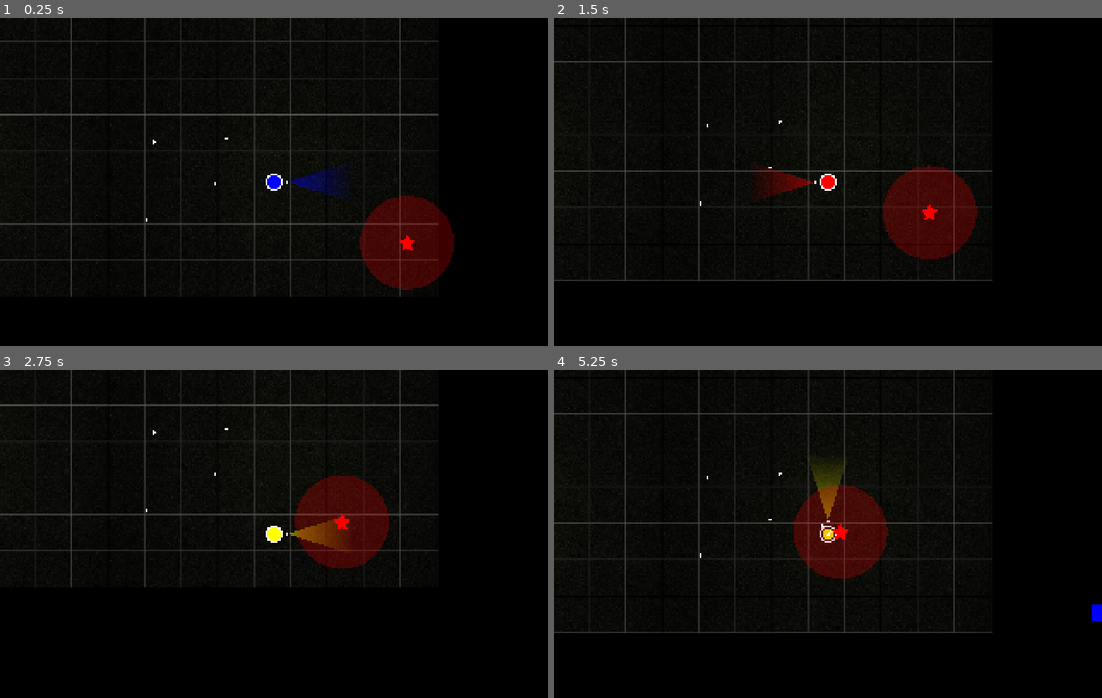
Above: before the commit, frames 1-4 (two rows, left to right).
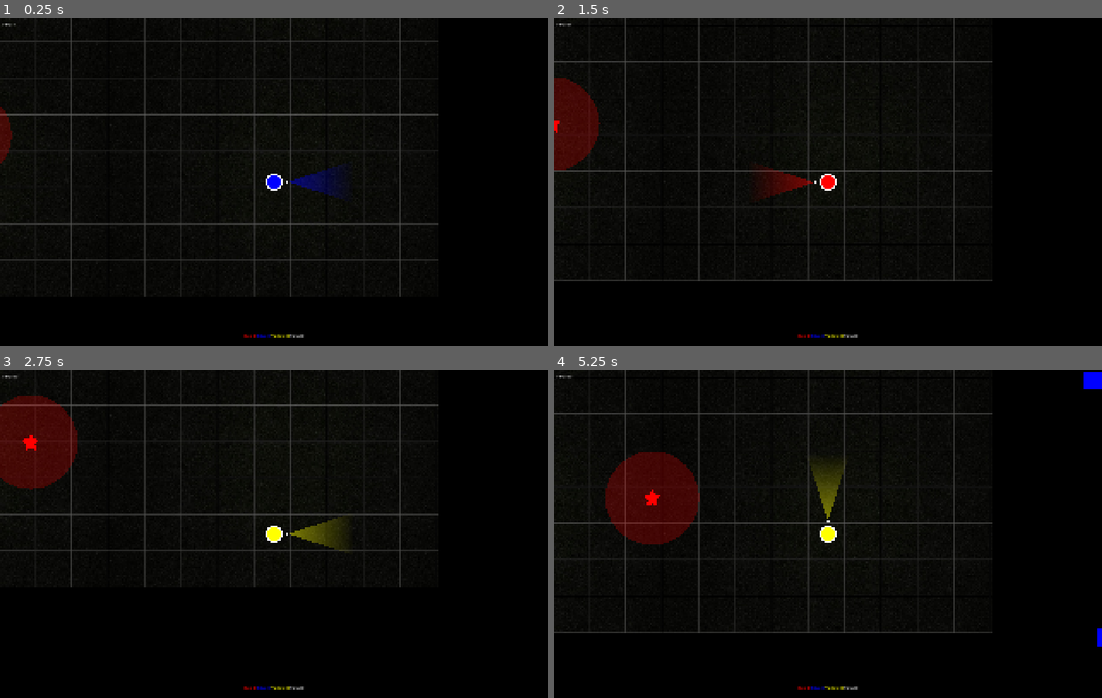
Above: after the commit, the same moments.

Repository: Team-Pufferfish/chromatic-survivors
Game: Godot game, scene res://Scenes/Game.tscn
Two runs of this game, one before a commit and one after it. Both use one fixed random seed, a clock stepped at 60 frames per second and the inputs below.
Inputs:
- Up to frame 1 (0.25 s): no input
- Up to frame 2 (1.5 s): hold Space (p1_cycle_color_right) 0.53-1.28 s; tap Down (p1_aim_down) at 0.6 s; hold S (p1_down) from 1.28 s (still down); tap Left (p1_aim_left) at 1.35 s
- Up to frame 3 (2.75 s): release S (p1_down) at 2.03 s; hold Space (p1_cycle_color_right) from 2.03 s (still down); tap Right (p1_aim_right) at 2.1 s
- Up to frame 4 (5.25 s): release Space (p1_cycle_color_right) at 2.78 s; hold W (p1_up) 2.78-3.53 s; tap one key every 0.75 s from 2.85 s: Up (p1_aim_up) T (p1_color_blue) R (p1_color_red) Y (p1_color_yellow); hold Q (p1_cycle_color_left) 3.53-5.03 s; hold S (p1_down) from 5.03 s (still down)

The runs differ from the first frame. In frame 1, 4.2% of the frame differs, in the area x 0-83%, y 1-98%; in frame 2, 5.8%; in frame 3, 7.4%; in frame 4, 8.1%, in the area x 0-100%, y 0-98%.

Commit message:
Basic score tracking in Game scene. improved spawning alorgithm.

Diff:
--- /dev/null
+++ b/chromatic-survivors/Scenes/Game.gd
@@ -0,0 +1,30 @@
+extends Node2D
+
+enum LightColour {RED, BLUE, YELLOW}
+
+var red_loot = 0;
+var blue_loot = 0;
+var yellow_loot = 0;
+var total_loot = 0;
+
+@onready var red: Label = $CanvasLayer/VBoxContainer/Red
+@onready var blue: Label = $CanvasLayer/VBoxContainer/Blue
+@onready var total: Label = $CanvasLayer/VBoxContainer/Total
+@onready var yellow: Label = $CanvasLayer/VBoxContainer/Yellow
+
+func _on_player_player_is_dead() -> void:
+	pass # Replace with function body.
+
+func _on_loot_get(colour: LightColour) -> void:
+	if(colour == LightColour.RED):
+		red_loot += 1
+	if(colour == LightColour.BLUE):
+		blue_loot += 1
+	if(colour == LightColour.YELLOW):
+		yellow_loot += 1
+	total_loot += 1
+
+	red.text = "Red " + str(red_loot)
+	blue.text = "Blue " + str(blue_loot)
+	yellow.text = "Yellow " + str(yellow_loot)
+	total.text = "Total " + str(total_loot)
--- a/chromatic-survivors/Scenes/Game.tscn
+++ b/chromatic-survivors/Scenes/Game.tscn
@@ -1,32 +1,57 @@
-[gd_scene load_steps=10 format=3 uid="uid://cghqp7uq7cafd"]
+[gd_scene load_steps=8 format=3 uid="uid://cghqp7uq7cafd"]
 
+[ext_resource type="Script" uid="uid://coufwmh2hi3vs" path="res://Scenes/Game.gd" id="1_71axn"]
 [ext_resource type="Script" uid="uid://2kbyp3mou55n" path="res://Scenes/fps.gd" id="1_b2bpf"]
 [ext_resource type="PackedScene" uid="uid://ch76b74jwc7xw" path="res://Scenes/Player.tscn" id="1_iukft"]
 [ext_resource type="Texture2D" uid="uid://chco22r342a3a" path="res://texture-black-tile-background_167862-7841.jpg" id="2_7lihs"]
-[ext_resource type="PackedScene" uid="uid://blo4tyvs8qm1g" path="res://Scenes/enemy.tscn" id="2_gl6un"]
 [ext_resource type="Script" uid="uid://ctrm27h3oaxdc" path="res://Scripts/camera_2d.gd" id="3_2irst"]
 [ext_resource type="Script" uid="uid://dti232jsdohcf" path="res://Scripts/EnemyManager.gd" id="3_j5yw3"]
 [ext_resource type="Script" uid="uid://h1j801usuh4c" path="res://Scenes/WaveManager.gd" id="4_kldst"]
-[ext_resource type="PackedScene" uid="uid://b6uinoixj8o8u" path="res://Scenes/StarGuy.tscn" id="7_fgofq"]
-[ext_resource type="PackedScene" uid="uid://4cpfoloaif36" path="res://Scenes/loot.tscn" id="9_bf53h"]
 
 [node name="Game" type="Node2D"]
+script = ExtResource("1_71axn")
 
 [node name="CanvasLayer" type="CanvasLayer" parent="."]
-layer = -50
-visible = false
 
-[node name="Label" type="Label" parent="CanvasLayer"]
-offset_left = 23.0
-offset_top = 10.0
-offset_right = 63.0
-offset_bottom = 33.0
+[node name="FPS" type="Label" parent="CanvasLayer"]
+offset_left = 9.0
+offset_top = 9.0
+offset_right = 49.0
+offset_bottom = 32.0
 script = ExtResource("1_b2bpf")
 
-[node name="ColorRect" type="ColorRect" parent="CanvasLayer"]
-offset_right = 1153.0
-offset_bottom = 649.0
-color = Color(0.131379, 0.131379, 0.131379, 1)
+[node name="VBoxContainer" type="HBoxContainer" parent="CanvasLayer"]
+anchors_preset = 7
+anchor_left = 0.5
+anchor_top = 1.0
+anchor_right = 0.5
+anchor_bottom = 1.0
+offset_left = -71.5
+offset_top = -77.0
+offset_right = 71.5
+grow_horizontal = 2
+grow_vertical = 0
+size_flags_horizontal = 3
+size_flags_vertical = 8
+
+[node name="Red" type="Label" parent="CanvasLayer/VBoxContainer"]
+layout_mode = 2
+theme_override_colors/font_color = Color(1, 0, 0, 1)
+text = "Red 0"
+
+[node name="Blue" type="Label" parent="CanvasLayer/VBoxContainer"]
+layout_mode = 2
+theme_override_colors/font_color = Color(0, 0, 1, 1)
+text = "Blue 0"
+
+[node name="Yellow" type="Label" parent="CanvasLayer/VBoxContainer"]
+layout_mode = 2
+theme_override_colors/font_color = Color(1, 1, 0, 1)
+text = "Yellow 0"
+
+[node name="Total" type="Label" parent="CanvasLayer/VBoxContainer"]
+layout_mode = 2
+text = "Total 0"
 
 [node name="ParallaxBackground" type="ParallaxBackground" parent="."]
 scroll_ignore_camera_zoom = true
@@ -51,28 +76,10 @@
 
 [node name="EnemyManager" type="Node2D" parent="."]
 script = ExtResource("3_j5yw3")
-enemy_scene = ExtResource("2_gl6un")
-boss_scene = ExtResource("7_fgofq")
 player_path = NodePath("../Player")
 
 [node name="WaveManager" type="Node" parent="."]
 script = ExtResource("4_kldst")
 enemy_spawner_path = NodePath("../EnemyManager")
 
-[node name="StarGuy" parent="." instance=ExtResource("7_fgofq")]
-position = Vector2(1097, 533)
-speed = 100
-MAX_RED = 30.0
-CURRENT_RED = 30.0
-
-[node name="Loot" parent="." instance=ExtResource("9_bf53h")]
-position = Vector2(375, 308)
-
-[node name="Loot2" parent="." instance=ExtResource("9_bf53h")]
-position = Vector2(413, 141)
-
-[node name="Loot3" parent="." instance=ExtResource("9_bf53h")]
-position = Vector2(149, 154)
-
-[node name="Loot4" parent="." instance=ExtResource("9_bf53h")]
-position = Vector2(123, 440)
+[connection signal="player_is_dead" from="Player" to="." method="_on_player_player_is_dead"]
--- a/chromatic-survivors/Scenes/WaveManager.gd
+++ b/chromatic-survivors/Scenes/WaveManager.gd
@@ -1,7 +1,9 @@
 extends Node
 
+enum EnemyType { SQUARE, STAR, HEX, TRIANGLE }
+
 @export var enemy_spawner_path: NodePath
-@export var wave_interval: float = 10.0  # Seconds between waves
+@export var wave_interval: float = 30.0  # Seconds between waves
 
 var current_wave_index := 0
 var wave_timer := 0.0
@@ -26,93 +28,95 @@
 		{
 			"spawn_rate": 2.0,
 			"max_enemies": 10,
+			"boss": { "type": EnemyType.STAR, "red": 20, "yellow": 0, "blue": 0, "speed": 100, "chance": 1.0 },
 			"enemies": [
-				{ "red": 0, "yellow": 0, "blue": 10, "speed": 50, "chance": 1.0 },
+				{"type": EnemyType.SQUARE, "red": 0, "yellow": 0, "blue": 10, "speed": 50, "chance": 1.0 },
 			]
 		},
 		{
 			"spawn_rate": 1.5,
 			"max_enemies": 25,
 			"enemies": [
-				{ "red": 10, "yellow": 0, "blue": 0, "speed": 100, "chance": 0.7 },
-				{ "red": 0,  "yellow": 15, "blue": 0, "speed": 75, "chance": 0.3 },
+				{ "type": EnemyType.SQUARE, "red": 10, "yellow": 0, "blue": 0, "speed": 100, "chance": 0.7 },
+				{ "type": EnemyType.SQUARE, "red": 0,  "yellow": 15, "blue": 0, "speed": 75, "chance": 0.3 },
 			]
 		},
 				{
 			"spawn_rate": 1.5,
 			"max_enemies": 30,
 			"enemies": [
-				{ "red": 10, "yellow": 0, "blue": 0, "speed": 100, "chance": 0.3 },
-				{ "red": 0,  "yellow": 15, "blue": 0, "speed": 75, "chance": 0.3 },
-				{ "red": 0,  "yellow": 0, "blue": 10, "speed": 50, "chance": 0.3 }
+				{"type": EnemyType.SQUARE,  "red": 10, "yellow": 0, "blue": 0, "speed": 100, "chance": 0.3 },
+				{ "type": EnemyType.SQUARE, "red": 0,  "yellow": 15, "blue": 0, "speed": 75, "chance": 0.3 },
+				{"type": EnemyType.SQUARE,  "red": 0,  "yellow": 0, "blue": 10, "speed": 50, "chance": 0.3 }
 			]
 		},
 		{
 			"spawn_rate": 1.5,
 			"max_enemies": 35,
 			"enemies": [
-				{ "red": 10, "yellow": 15, "blue": 0, "speed": 87, "chance": 1.0 },
+				{ "type": EnemyType.SQUARE, "red": 10, "yellow": 15, "blue": 0, "speed": 87, "chance": 1.0 },
 
 			]
 		},
 		{
-			"spawn_rate": 1.5,
+			"spawn_rate": 1.25,
 			"max_enemies": 40,
-			"boss": { "red": 10, "yellow": 0, "blue": 0, "speed": 100, "chance": 1.0 },
+			"boss": { "type": EnemyType.STAR, "red": 20, "yellow": 0, "blue": 0, "speed": 100, "chance": 1.0 },
 			"enemies": [
-				{ "red": 0, "yellow": 15, "blue": 0, "speed": 75, "chance": 1.0 },
+				{"type": EnemyType.SQUARE,  "red": 0, "yellow": 15, "blue": 0, "speed": 75, "chance": 1.0 },
 			]
 		},
 		{
-			"spawn_rate": 1.5,
+			"spawn_rate": 1.25, #yellow and green
 			"max_enemies": 45,
 			"enemies": [
-				{ "red": 0, "yellow": 0, "blue": 10, "speed": 50, "chance": 0.8 },
-				{ "red": 0,  "yellow": 15, "blue": 10, "speed": 62, "chance": 0.2 },
+				{"type": EnemyType.SQUARE, "red": 0, "yellow": 0, "blue": 10, "speed": 50, "chance": 0.5 },
+				{"type": EnemyType.SQUARE, "red": 0,  "yellow": 15, "blue": 10, "speed": 62, "chance": 0.5 },
 			]
 		},
 		{
-			"spawn_rate": 1.5,
+			"spawn_rate": 1.25, #yllow start + red/blue
 			"max_enemies": 50,
+			"boss": { "type": EnemyType.STAR, "red": 0, "yellow": 25, "blue": 0, "speed": 75, "chance": 1.0 },
 			"enemies": [
-				{ "red": 10, "yellow": 0, "blue": 0, "speed": 100, "chance": 0.3 },
-				{ "red": 0,  "yellow": 15, "blue": 0, "speed": 75, "chance": 0.3 },
-				{ "red": 0,  "yellow": 0, "blue": 10, "speed": 50, "chance": 0.3 }
+				{"type": EnemyType.SQUARE, "red": 10, "yellow": 0, "blue": 0, "speed": 100, "chance": 0.5 },
+				{"type": EnemyType.SQUARE, "red": 0,  "yellow": 0, "blue": 10, "speed": 50, "chance": 0.5 }
 			]
 		},
 		{
-			"spawn_rate": 1.5,
+			"spawn_rate": 1.25,
 			"max_enemies": 55,
 			"enemies": [
-				{ "red": 10, "yellow": 0, "blue": 0, "speed": 100, "chance": 0.3 },
-				{ "red": 0,  "yellow": 15, "blue": 0, "speed": 75, "chance": 0.3 },
-				{ "red": 0,  "yellow": 0, "blue": 10, "speed": 50, "chance": 0.3 }
+				{"type": EnemyType.SQUARE, "red": 10, "yellow": 0, "blue": 10, "speed": 75, "chance": 0.3 },
+				{ "type": EnemyType.SQUARE,"red": 0,  "yellow": 15, "blue": 10, "speed": 50, "chance": 0.3 }
 			]
 		},
 		{
-			"spawn_rate": 1.5,
+			"spawn_rate": 1.0,
 			"max_enemies": 60,
+			"boss": { "type": EnemyType.SQUARE, "red": 10, "yellow": 15, "blue": 10, "speed": 75, "chance": 1.0 },
 			"enemies": [
-				{ "red": 10, "yellow": 0, "blue": 0, "speed": 100, "chance": 0.3 },
-				{ "red": 0,  "yellow": 15, "blue": 0, "speed": 75, "chance": 0.3 },
-				{ "red": 0,  "yellow": 0, "blue": 10, "speed": 50, "chance": 0.3 }
+				{"type": EnemyType.SQUARE, "red": 10, "yellow": 0, "blue": 0, "speed": 100, "chance": 0.3 },
+				{"type": EnemyType.SQUARE, "red": 0,  "yellow": 15, "blue": 0, "speed": 75, "chance": 0.3 },
+				{ "type": EnemyType.SQUARE,"red": 0,  "yellow": 0, "blue": 10, "speed": 50, "chance": 0.3 }
 			]
 		},
 		{
-			"spawn_rate": 1.5,
+			"spawn_rate": 1.0,
 			"max_enemies": 65,
-			"boss": { "red": 0, "yellow": 25, "blue": 0, "speed": 75, "chance": 1.0 },
+			"boss": {"type": EnemyType.STAR, "red": 0, "yellow": 25, "blue": 20, "speed": 75, "chance": 1.0 },
 			"enemies": [
-				{ "red": 10, "yellow": 0, "blue": 0, "speed": 100, "chance": 0.3 },
-				{ "red": 0,  "yellow": 15, "blue": 0, "speed": 75, "chance": 0.3 },
-				{ "red": 0,  "yellow": 0, "blue": 10, "speed": 50, "chance": 0.3 }
+				{"type": EnemyType.SQUARE, "red": 10, "yellow": 0, "blue": 0, "speed": 100, "chance": 0.3 },
+				{"type": EnemyType.SQUARE, "red": 0,  "yellow": 15, "blue": 0, "speed": 75, "chance": 0.3 },
+				{"type": EnemyType.SQUARE, "red": 0,  "yellow": 0, "blue": 10, "speed": 50, "chance": 0.3 }
 			]
 		},
 				{
-			"spawn_rate": 0.25,
+			"spawn_rate": 1.0,
 			"max_enemies": 100,
+			"boss": {"type": EnemyType.STAR, "red": 25, "yellow": 25, "blue": 25, "speed": 75, "chance": 1.0 },
 			"enemies": [
-				{ "red": 50,  "yellow": 50, "blue": 50, "speed": 100, "chance": 1.0 },
+				{"type": EnemyType.SQUARE, "red": 50,  "yellow": 50, "blue": 50, "speed": 100, "chance": 1.0 },
 			]
 		},
 	]
--- a/chromatic-survivors/Scripts/Enemy.gd
+++ b/chromatic-survivors/Scripts/Enemy.gd
@@ -3,6 +3,7 @@
 enum LightColour {RED, BLUE, YELLOW}
 
 @onready var player = get_node("/root/Game/Player")
+@onready var game = get_node("/root/Game")
 const DamageParticleScene = preload("res://damage_particles.tscn")
 const EnemyExplosionScene = preload("res://explosive_enemy.tscn")
 const LootScene = preload("res://Scenes/loot.tscn")
@@ -56,17 +57,10 @@
 func maybe_spawn_loot(colour:int):
 	if randi() % 2 == 0:  # 50% chance
 		var loot = LootScene.instantiate()
-		var part_colour = GameColours.WHITE
-		match colour:
-			LightColour.RED:
-				part_colour = GameColours.RED
-			LightColour.BLUE:
-				part_colour = GameColours.BLUE
-			LightColour.YELLOW:
-				part_colour = GameColours.YELLOW
-		loot.modulate = part_colour
+		loot.loot_colour = colour
 		loot.global_position = global_position
 		get_tree().current_scene.add_child(loot)
+		loot.loot_get.connect(game._on_loot_get)
 
 func spawn_explosion(color: int) -> void:
 	var part_colour = GameColours.WHITE
--- a/chromatic-survivors/Scripts/EnemyManager.gd
+++ b/chromatic-survivors/Scripts/EnemyManager.gd
@@ -1,13 +1,19 @@
 extends Node2D
 
+enum EnemyType { SQUARE, STAR, HEX, TRIANGLE }
 # Adjustable variables
 @export var spawn_radius: float = 300.0
 @export var spawn_rate: float = 0.5 # seconds between spawns
 @export var reposition_rate: float = 0.25 # seconds between reposition checks
 @export var max_enemies: int = 100
-@export var enemy_scene: PackedScene
-@export var boss_scene: PackedScene
 @export var player_path: NodePath
+
+var enemy_scenes = {
+	EnemyType.SQUARE: preload("res://Scenes/enemy.tscn"),
+	EnemyType.STAR: preload("res://Scenes/StarGuy.tscn"),
+	#EnemyType.HEX: preload("res://Enemies/Hex.tscn"),
+	#EnemyType.TRIANGLE: preload("res://Enemies/Triangle.tscn")
+}
 
 # Internal state
 var spawn_timer := 0.0
@@ -21,6 +27,7 @@
 
 func _ready():
 	player = get_node(player_path)
+	current_spawn_radius = get_spawn_radius()
 
 func _process(delta):
 	if !is_instance_valid(player):
@@ -59,6 +66,12 @@
 	if enemy_data == null:
 		return
 
+	var type = enemy_data.get("type", EnemyType.SQUARE)
+	var enemy_scene = enemy_scenes.get(type, null)
+	if enemy_scene == null:
+		push_error("Unknown enemy type or scene not loaded")
+		return
+
 	var enemy_instance = enemy_scene.instantiate()
 	enemy_instance.global_position = get_weighted_random_point_on_circle(player.global_position, current_spawn_radius)
 
@@ -75,6 +88,12 @@
 	enemy_instance.add_to_group("Enemies")
 
 func spawn_boss(stats: Dictionary) -> void:
+	var type = stats.get("type", EnemyType.SQUARE)
+	var boss_scene = enemy_scenes.get(type, null)
+	if boss_scene == null:
+		push_error("Unknown boss type or scene not loaded")
+		return
+
 	var boss_instance = boss_scene.instantiate()
 	boss_instance.MAX_RED = stats.red
 	boss_instance.CURRENT_RED = stats.red
@@ -85,7 +104,8 @@
 	boss_instance.speed = stats.speed
 
 	boss_instance.global_position = get_weighted_random_point_on_circle(player.global_position, current_spawn_radius)
-	get_tree().current_scene.add_child(boss_instance)
+	get_tree().current_scene.add_child.call_deferred(boss_instance)
+	boss_instance.add_to_group("Enemies")
 
 func choose_enemy_config():
 	var r = randf()
@@ -98,7 +118,7 @@
 
 # Function to check and reposition far enemies
 func reposition_far_enemies():
-	var current_spawn_radius = get_spawn_radius()
+	current_spawn_radius = get_spawn_radius()
 	var reposition_radius = current_spawn_radius * 1.1
 
 	# 1. Check and reposition far enemies
@@ -106,7 +126,7 @@
 		if enemy.global_position.distance_to(player.global_position) > reposition_radius:
 			var new_pos = get_weighted_random_point_on_circle(player.global_position, current_spawn_radius)
 			enemy.global_position = new_pos
-			#print("moved enemy")
+			print("moved enemy")
 
 # Function to get a random point on a circle around the player
 func get_random_point_on_circle(center: Vector2, radius: float) -> Vector2:
@@ -114,21 +134,20 @@
 	return center + Vector2(cos(angle), sin(angle)) * radius
 
 
-# Function to get a random point on a circle around the player, weighted in the direction of movement
 func get_weighted_random_point_on_circle(center: Vector2, radius: float) -> Vector2:
-	# Get the player's velocity directly
 	var velocity = player.velocity
 
-	# Normalize the direction to get a unit vector
-	var direction = velocity.normalized()
+	# If player is not moving, spawn anywhere
+	if velocity.length() == 0:
+		var angle = randf() * TAU
+		return center + Vector2(cos(angle), sin(angle)) * radius
 
-	# Generate a random angle for base spawn point
-	var angle = randf() * TAU
+	# Get the angle of the player's movement
+	var move_angle = velocity.angle()
 
-	var bias_factor = 2.0
+	# Add some randomness around the movement direction (±30° for example)
+	var spread = deg_to_rad(30)
+	var biased_angle = move_angle + randf_range(-spread, spread)
 
-	# Weight the angle based on the player's movement direction
-	var weighted_angle = angle + direction.angle() * bias_factor
-
-	# Calculate the weighted spawn position
-	return center + Vector2(cos(weighted_angle), sin(weighted_angle)) * radius
+	# Return a point on the circle in that direction
+	return center + Vector2(cos(biased_angle), sin(biased_angle)) * radius
--- a/chromatic-survivors/Scripts/loot.gd
+++ b/chromatic-survivors/Scripts/loot.gd
@@ -1,6 +1,7 @@
 extends Node2D
-signal loot_get(colour: GameColours)
-var loot_colour = GameColours.WHITE
+signal loot_get(colour: LightColour)
+enum LightColour {RED, BLUE, YELLOW}
+var loot_colour = LightColour.BLUE
 
 func collect_loot():
 	emit_signal("loot_get", loot_colour)
@@ -8,7 +9,16 @@
 
 
 func _ready() -> void:
-	$Diamond.modulate = loot_colour;
+	var part_colour = GameColours.WHITE
+	match loot_colour:
+		LightColour.RED:
+			part_colour = GameColours.RED
+		LightColour.BLUE:
+			part_colour = GameColours.BLUE
+		LightColour.YELLOW:
+			part_colour = GameColours.YELLOW
+
+	$Diamond.modulate = part_colour;
 
 func _on_area_2d_body_entered(body: Node2D) -> void:
 	collect_loot()
Not shown, added: chromatic-survivors/Scenes/Game.gd.uid
